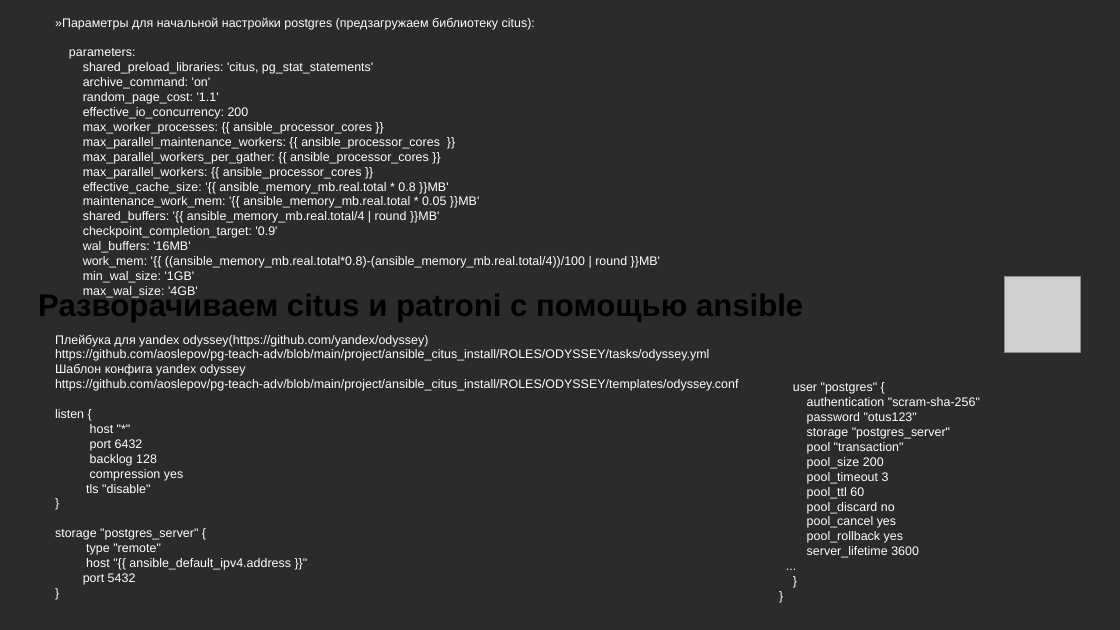
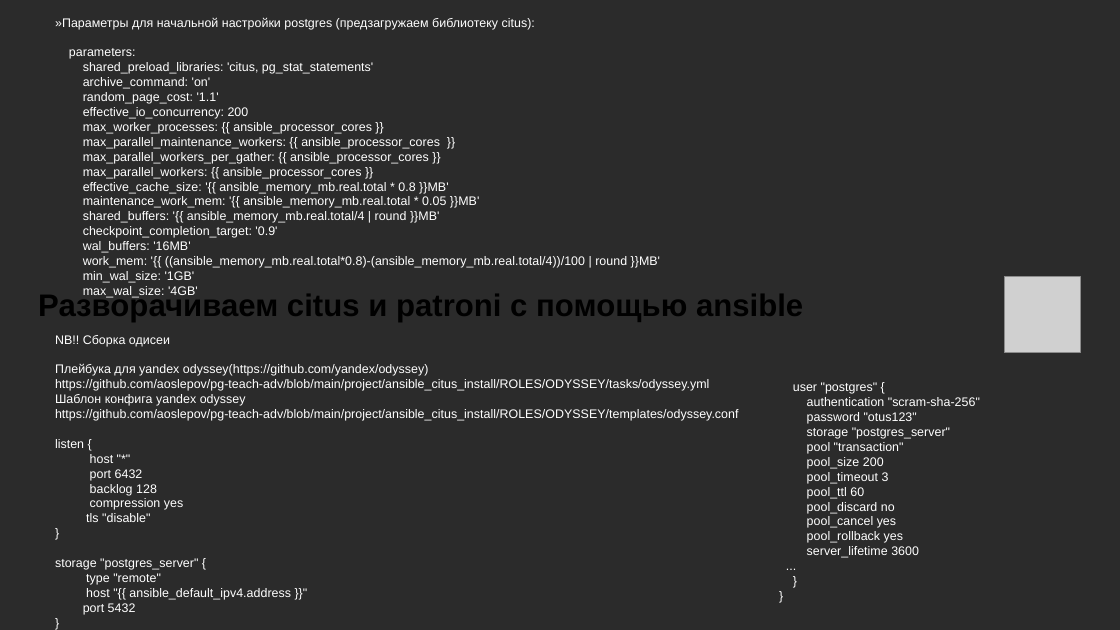
Before and after one commit to aoslepov/pg-teach-adv, a slide deck: slide 13 of project/Проект.odp. Drawn at 1120x630 pixels with LibreOffice and Linux fonts; fonts in the diff are those of the drawing; grey boxes stand for pictures; background and template pictures are left out; a plain dark background stands for a picture behind light text. Boxes give left, top, right and bottom in pixels: in the first picture for what was removed or moved away, otherwise in the second. Text is boxed around its words. In the diff, an @@ line names an element or a change of style, - is before the commit and + after.

Commit message:
pg-adv

```diff
--- a/project/Проект.odp
+++ b/project/Проект.odp
@@ text at <box>55,335,170,347</box>: paragraph added @@
+NB!! Сборка одисеи
```
